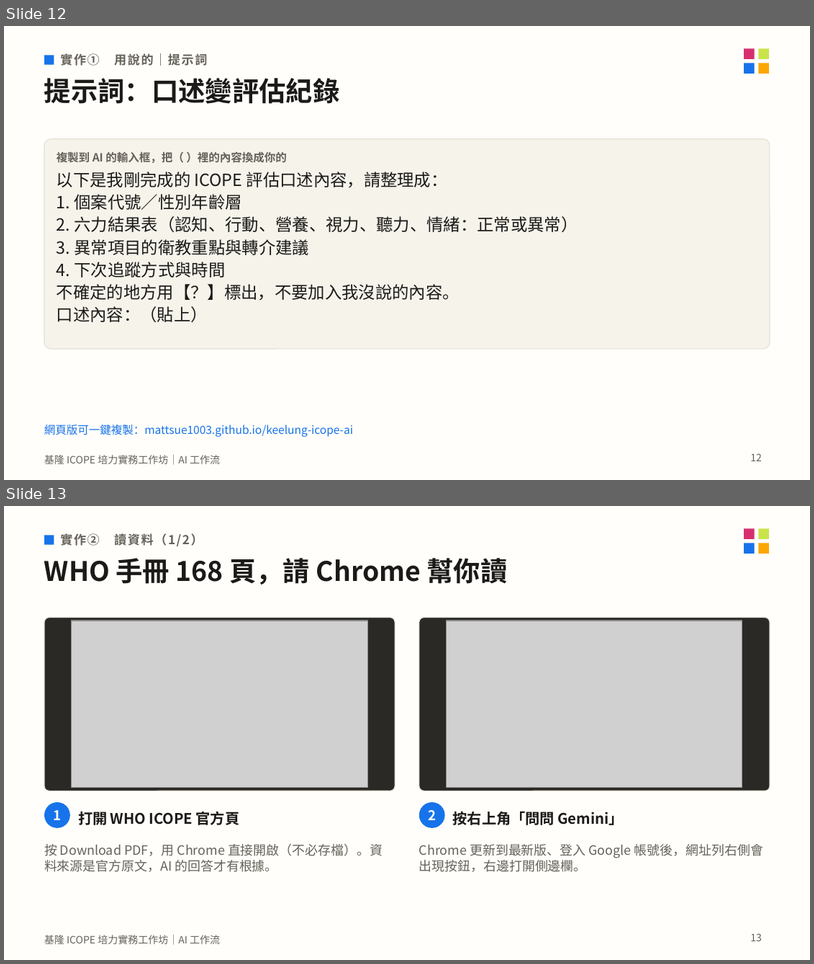
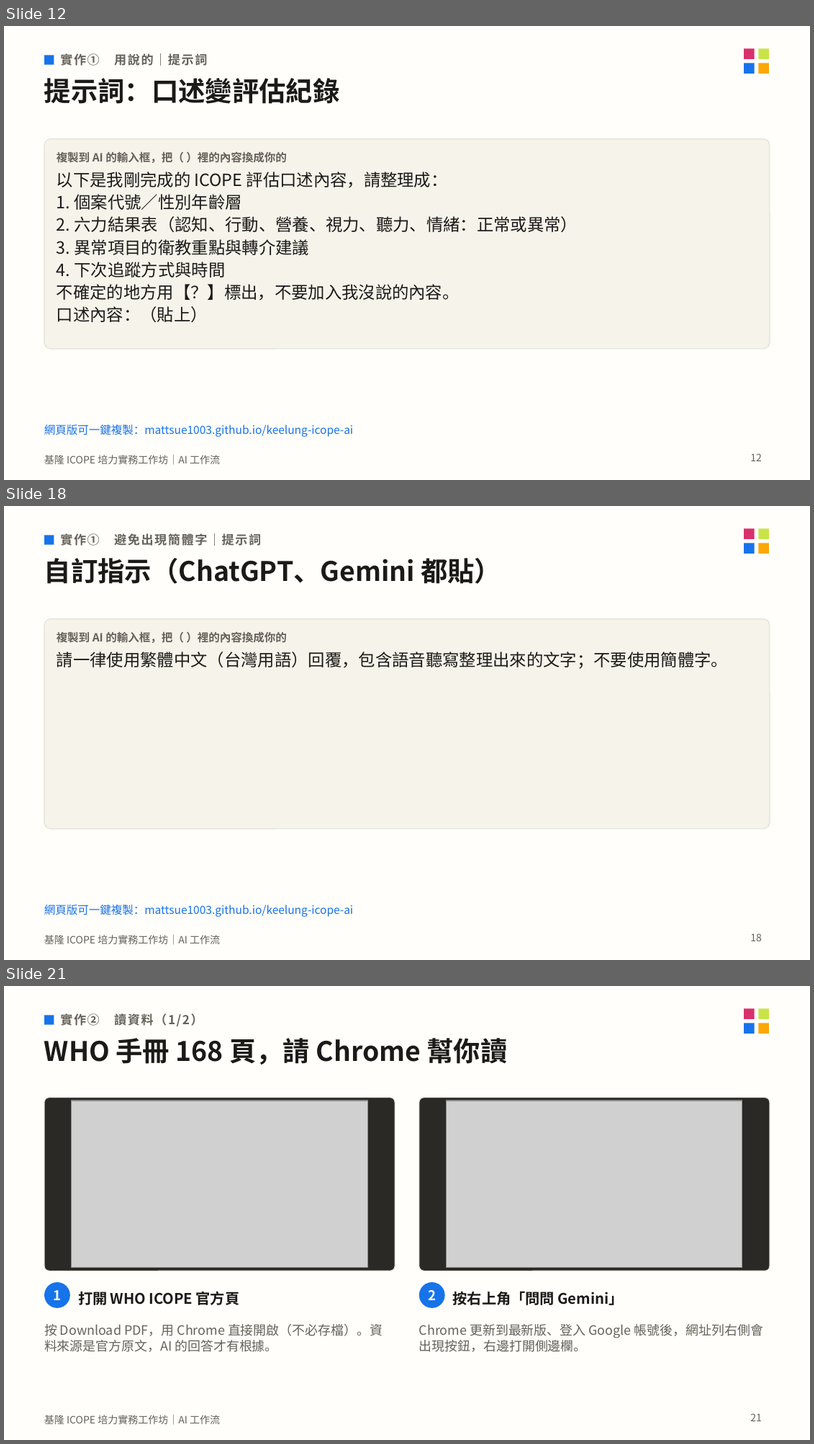
Before and after one commit to mattsue1003/keelung-icope-ai, a slide deck: 基隆ICOPE_AI工作坊_講義.pptx. Shown one above the other, each under a label of ours: slides 12 and 13 before the commit, slides 12, 18 and 21 after it; the slides between them are not shown. The pictures are 814x964 and 814x1444 pixels, drawn with LibreOffice and Linux fonts; fonts in the diff are those of the drawing; grey boxes stand for pictures. Boxes give left, top, right and bottom in pixels: in the first picture for what was removed or moved away, otherwise in the second. Text is boxed around its words. In the diff, an @@ line names an element or a change of style, - is before the commit and + after.

```diff
--- a/基隆ICOPE_AI工作坊_講義.pptx
+++ b/基隆ICOPE_AI工作坊_講義.pptx
@@ slide 18 added at <box>4,506,810,960</box>, background #FFFEFA; not listed: 5 template elements that a slide beside it also shows @@
@@ rectangle added at <box>44,535,54,545</box>, fill #1773EA @@
@@ text added at <box>60,533,261,546</box>, 11 pt, text #66625B, bold @@
+實作① 避免出現簡體字｜提示詞
@@ text added at <box>44,558,502,584</box>, 24 pt, text #1B1A18, bold @@
+自訂指示（ChatGPT、Gemini 都貼）
@@ rounded rectangle added at <box>44,619,770,829</box>, fill #F6F3EB, outline #E4E0D6 0.75 pt @@
@@ text added at <box>57,632,287,643</box>, 10 pt, text #66625B, bold @@
+複製到 AI 的輸入框，把（ ）裡的內容換成你的
@@ text added at <box>57,651,728,669</box>, 15 pt, text #1B1A18 @@
+請一律使用繁體中文（台灣用語）回覆，包含語音聽寫整理出來的文字；不要使用簡體字。
@@ text added at <box>44,904,353,916</box>, 10 pt, text #1773EA @@
+網頁版可一鍵複製：mattsue1003.github.io/keelung-icope-ai
@@ page number added at <box>751,933,762,941</box>, 9 pt, text #66625B @@
+18
@@ what was slide 13 is now slide 21 @@
@@ page number at <box>751,1413,762,1421</box>: text changed @@
-13
+21
```
Also in this commit, not shown: 2 slides changed, 7 other slides added, 19 other files.
